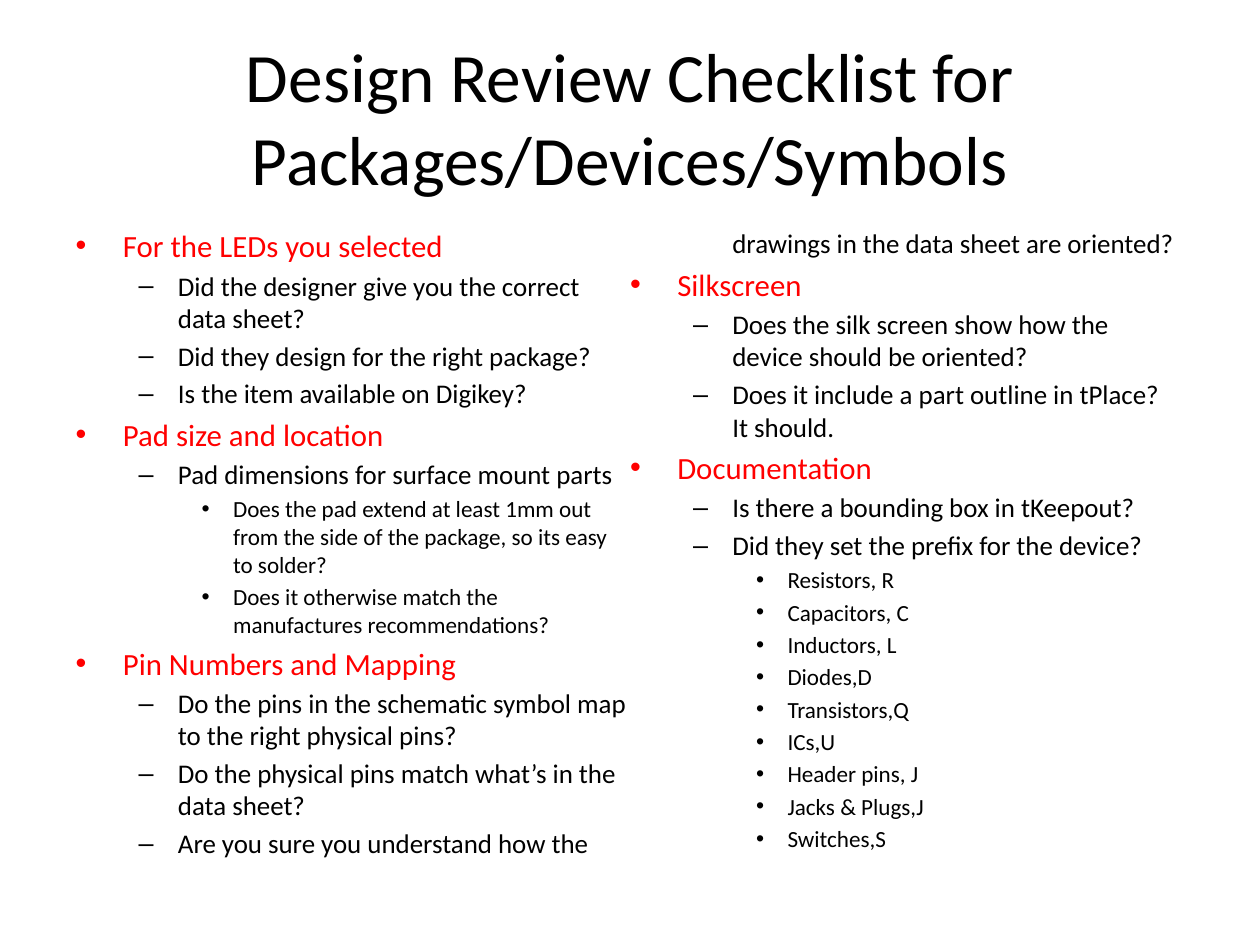
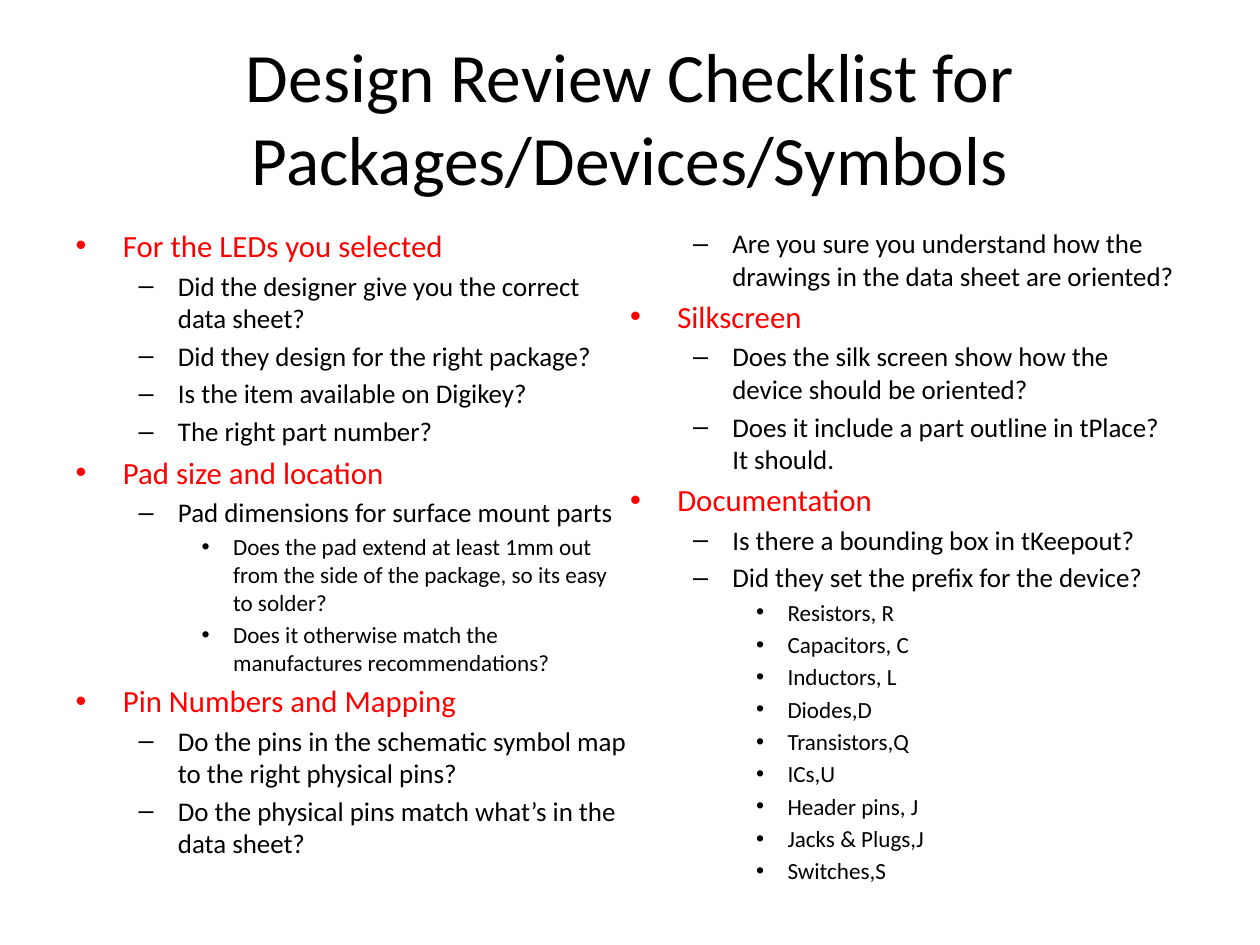
Before and after one commit to NVSL/QuadClass-Resources, a slide deck: slide 6 of Lecture Slides/05-Design Reviews.pptx. Drawn at 1260x945 pixels with LibreOffice and Linux fonts; fonts in the diff are those of the drawing. Boxes give left, top, right and bottom in pixels: in the first picture for what was removed or moved away, otherwise in the second. Text is boxed around its words. In the diff, an @@ line names an element or a change of style, - is before the commit and + after.

```diff
--- a/Lecture Slides/05-Design Reviews.pptx
+++ b/Lecture Slides/05-Design Reviews.pptx
@@ text at (178,422,432,446): paragraph added @@
+  – The right part number?
```
Also in this commit, not shown: 2 other slides changed.
